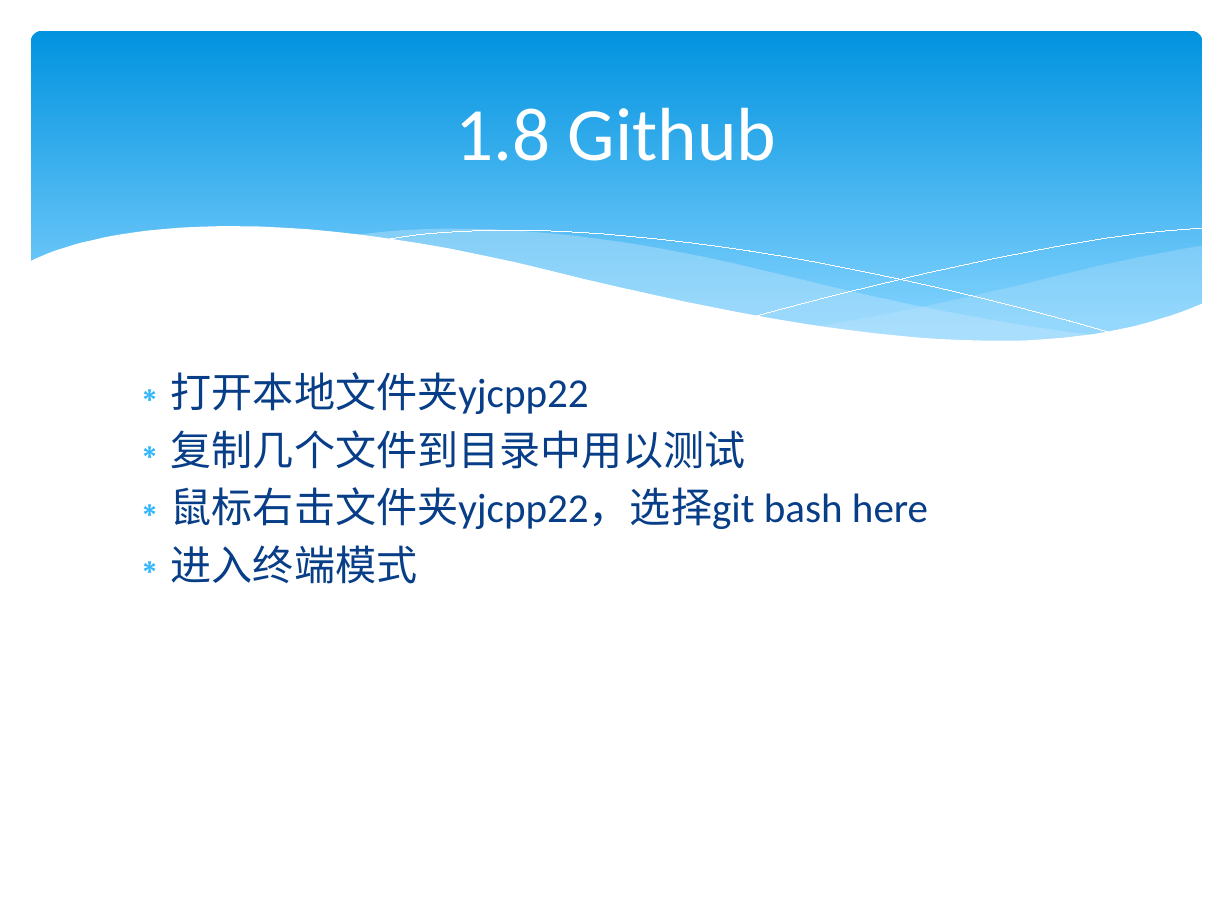
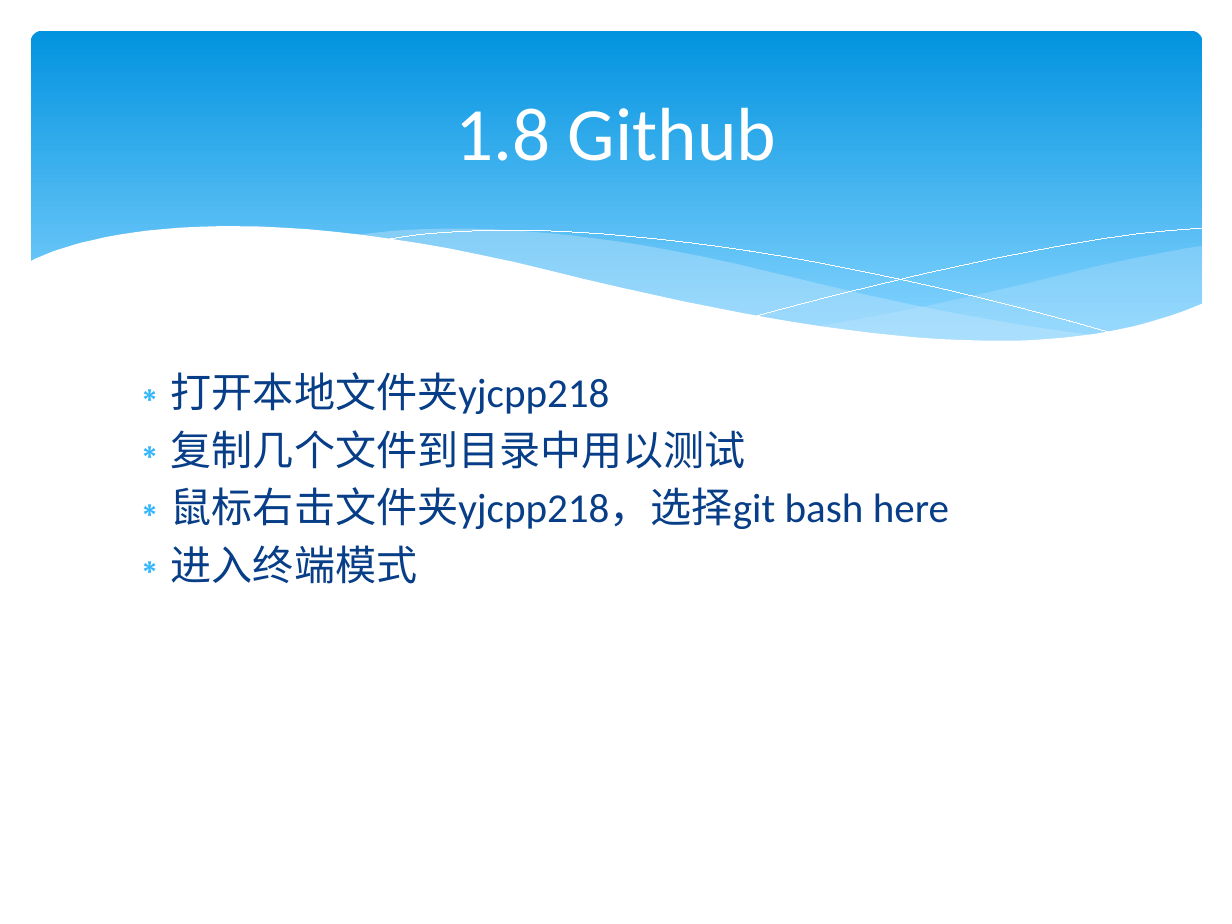
Before and after one commit to lamplight8/cpp, a slide deck: slide 47 of ppt/ch01_绪论_1.pptx. Drawn at 1232x924 pixels with LibreOffice and Linux fonts; fonts in the diff are those of the drawing. Boxes give left, top, right and bottom in pixels: in the first picture for what was removed or moved away, otherwise in the second. Text is boxed around its words. In the diff, an @@ line names an element or a change of style, - is before the commit and + after.

```diff
--- a/ppt/ch01_绪论_1.pptx
+++ b/ppt/ch01_绪论_1.pptx
@@ text at box(171, 372, 610, 414): text changed @@
-∗ 打开本地文件夹yjcpp22
+∗ 打开本地文件夹yjcpp218
@@ text at box(171, 487, 949, 529): text changed @@
-∗ 鼠标右击文件夹yjcpp22，选择git bash here
+∗ 鼠标右击文件夹yjcpp218，选择git bash here
```
Also in this commit, not shown: 27 other slides changed, 4 slides added.
